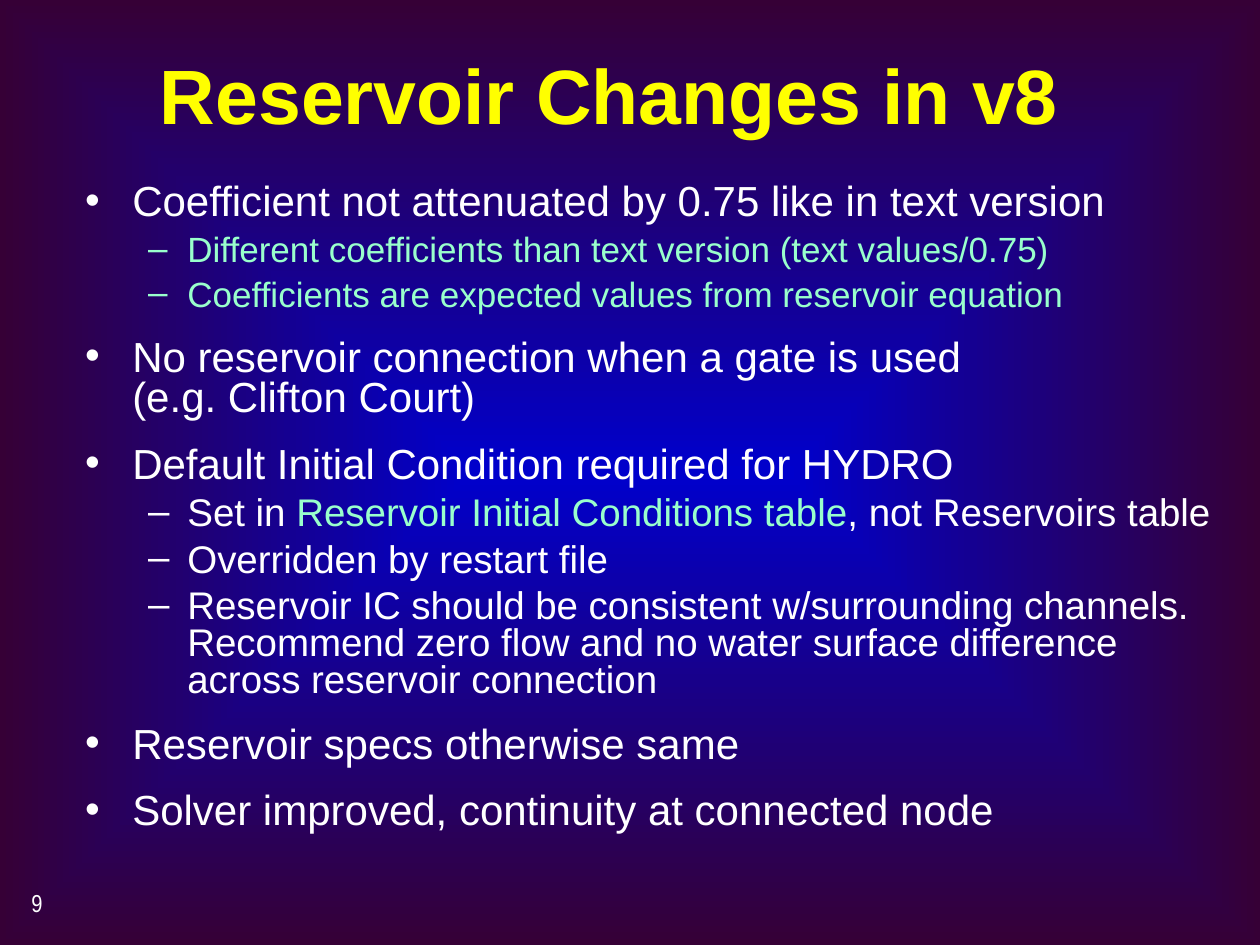
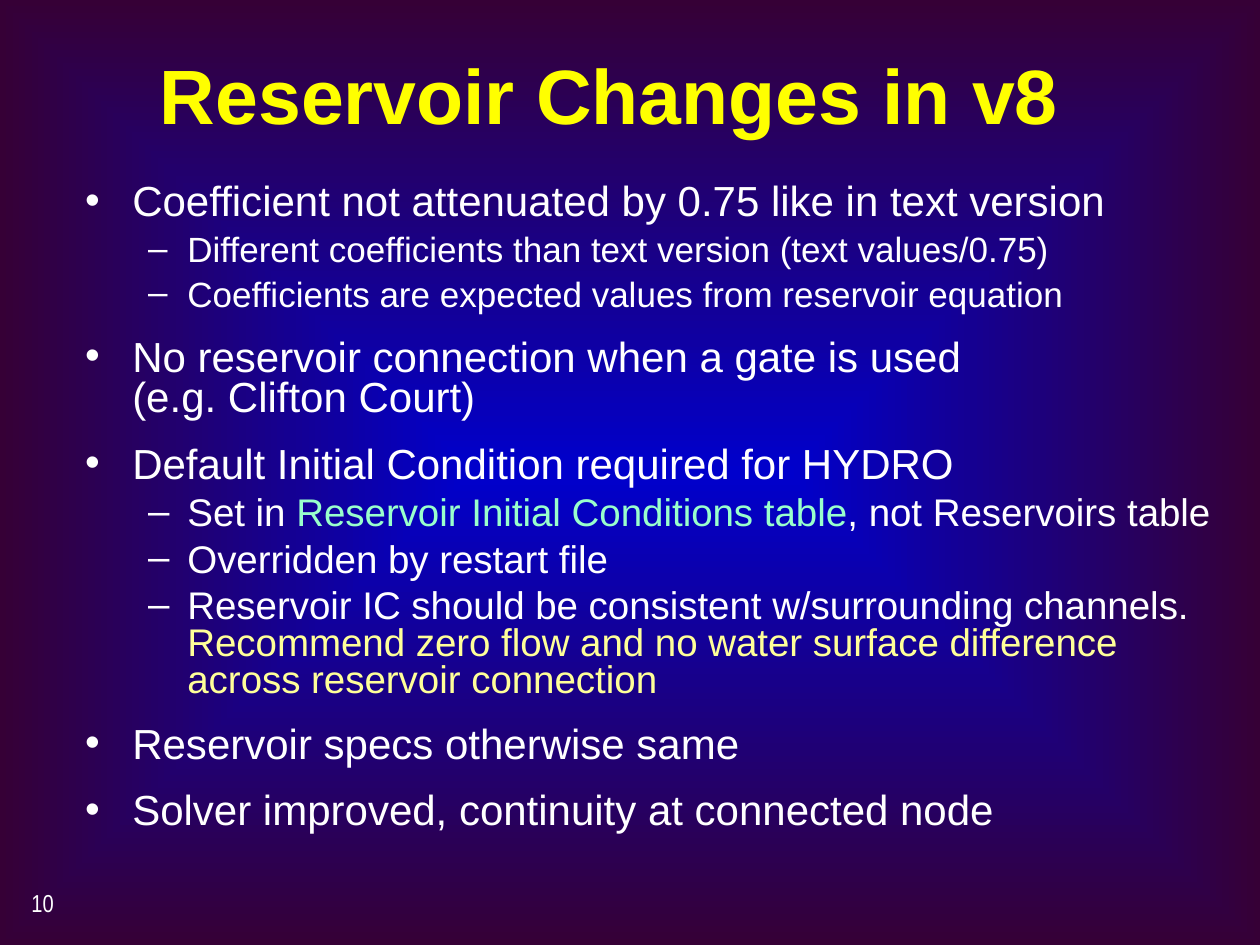
Before and after one commit to CADWRDeltaModeling/dsm2, a slide deck: slide 10 of dsm2/presentations/BT2_Reservoir_Gate_Transfer.ppt (slide 9 before the commit). Drawn at 1260x945 pixels with LibreOffice and Linux fonts; fonts in the diff are those of the drawing. Boxes give left, top, right and bottom in pixels: in the first picture for what was removed or moved away, otherwise in the second. Text is boxed around its words. In the diff, an @@ line names an element or a change of style, - is before the commit and + after.

```diff
--- a/dsm2/presentations/BT2_Reservoir_Gate_Transfer.ppt
+++ b/dsm2/presentations/BT2_Reservoir_Gate_Transfer.ppt
@@ text at (x1=187, y1=236, x2=1188, y2=694): text colour #99FFCC to #FFFFFF in "Different coefficients than text version (text values/0.75)", "Coefficients are expected values from reservoir equation"; text colour #FFFFFF to #FFFF99 in "Recommend zero flow and no water surface ..."; bullet colour #99FFCC to #FFFFFF @@
@@ page number at (x1=31, y1=895, x2=53, y2=913): text changed @@
-9
+10
```
Also in this commit, not shown: 11 other slides changed, 5 slides added, 3 slides removed.
